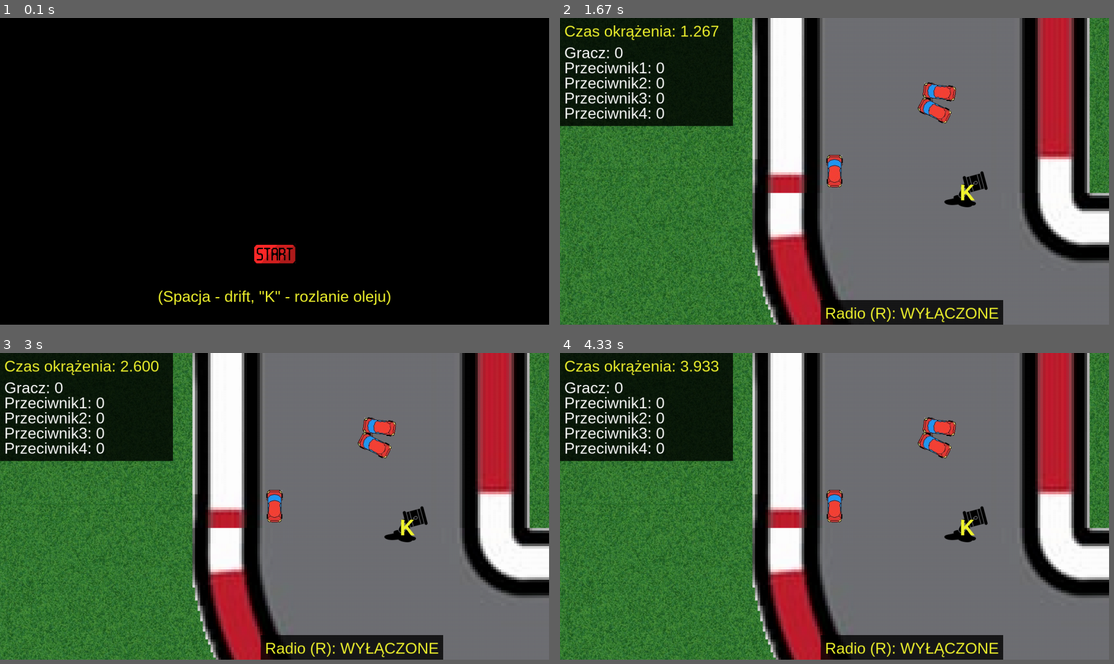
Above: before the commit, frames 1-4 (two rows, left to right).
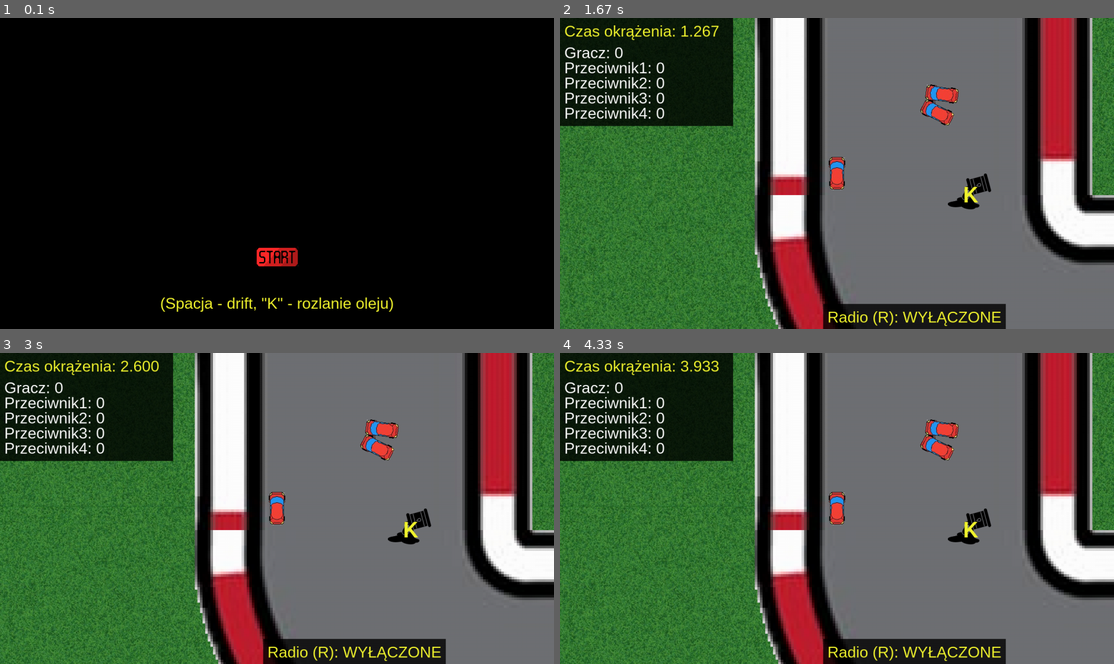
Above: after the commit, the same moments.

Repository: PiotrFurtak/Motorola
Game: pygame game, started from Main.py
Two runs of this game, one before a commit and one after it. Both use one fixed random seed, a clock stepped at 60 frames per second and the inputs below.
Inputs (mouse positions are in pixels of both pictures, inside the frame that each line leads up to):
- Up to frame 1 (0.1 s): no input
- Up to frame 2 (1.67 s): click (837, 257) at 0.38 s
- Up to frame 3 (3 s): click (288, 402) at 2.22 s; click (282, 539) at 2.55 s; click (260, 455) at 2.88 s
- Up to frame 4 (4.33 s): click (759, 443) at 3.22 s
In our replay, the window is 892x499 before the commit and 900x506 after it. These sizes can differ from the game's own. Grey fills any space a smaller window leaves; there, only what the larger window draws over its background counts as a difference.

The runs differ from the first frame. In frame 1, 1.5% of the frame differs, in the area x 28-71%, y 72-95%; in frame 2, 17%; in frame 3, 17%, in the area x 0-100%, y 0-100%; in frame 4, 17%.

Commit message:
Update Main.py

Diff:
--- a/Main.py
+++ b/Main.py
@@ -3,8 +3,6 @@
 from Game import Game
 from Button import Button
 WINDOW_WIDTH, WINDOW_HEIGHT = pygame.display.get_desktop_sizes()[0]
-WINDOW_HEIGHT -= 10
-WINDOW_WIDTH -= 10
 window = pygame.display.set_mode((WINDOW_WIDTH,WINDOW_HEIGHT))
 FONT = pygame.font.SysFont("bahnschrift", 36)
 BUTTON = pygame.image.load("imgs/start-button.png")
